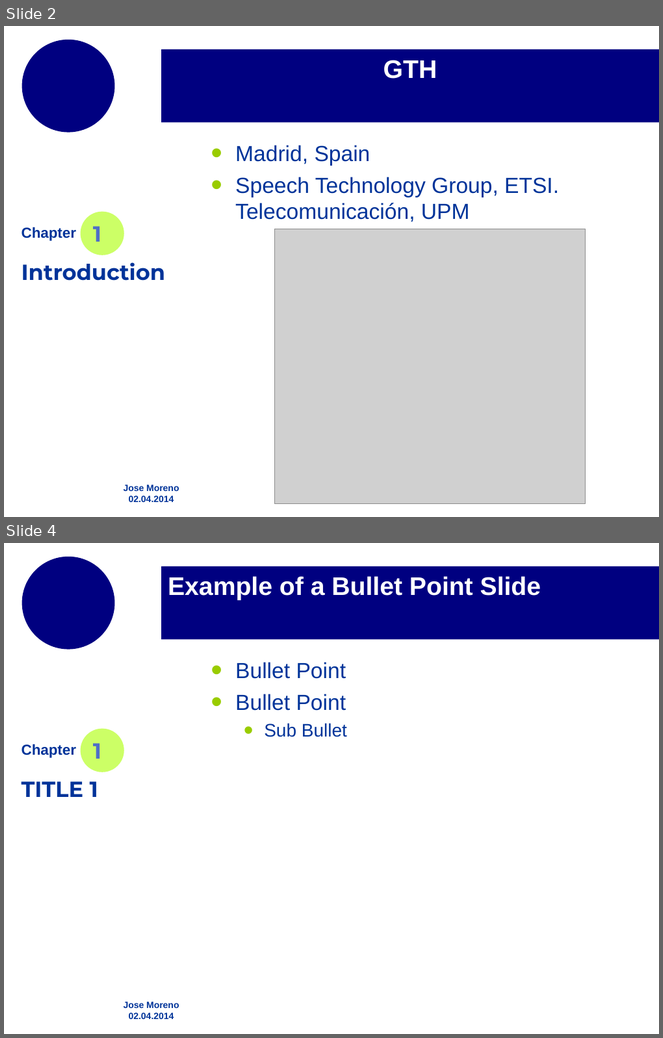
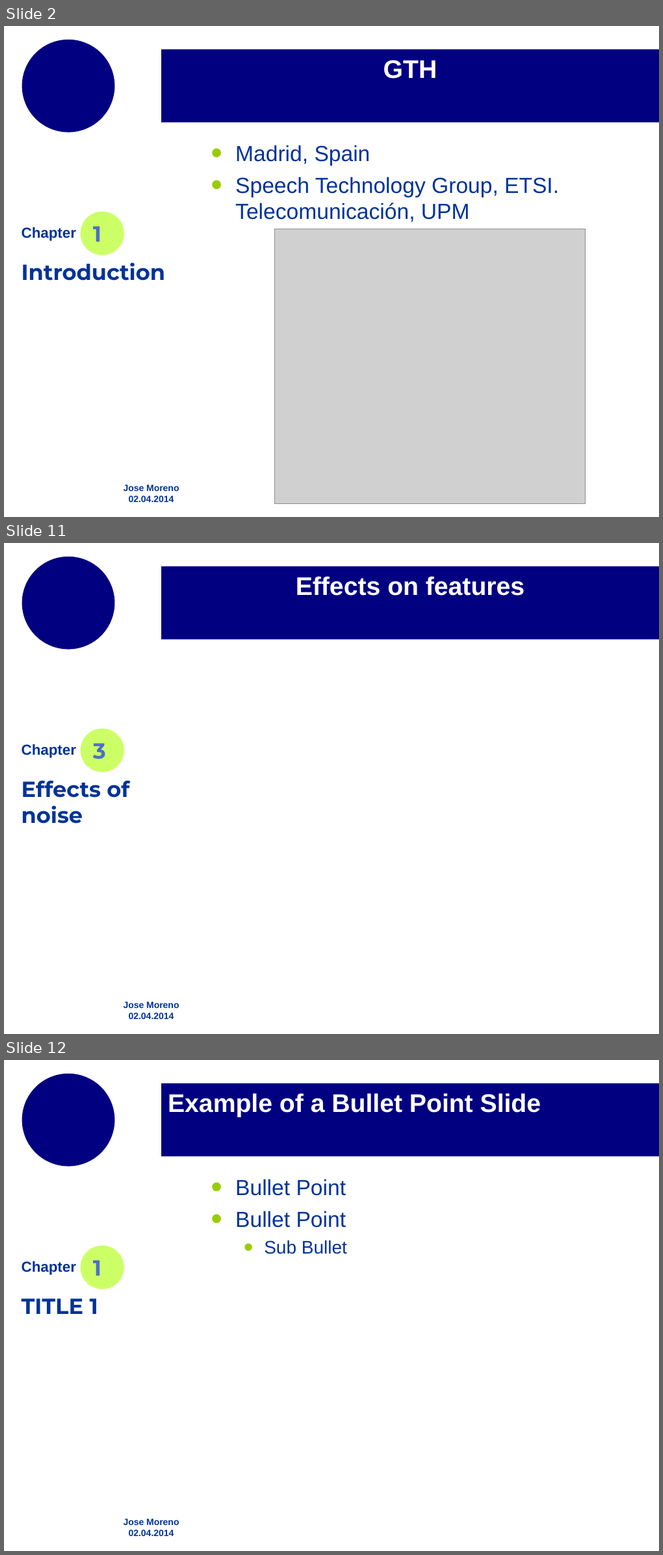
Before and after one commit to josemoreno/PFC_memoria, a slide deck: pres.odp. Shown one above the other, each under a label of ours: slides 2 and 4 before the commit, slides 2, 11 and 12 after it; the slides between them are not shown. The pictures are 663x1038 and 663x1555 pixels, drawn with LibreOffice and Linux fonts; fonts in the diff are those of the drawing; grey boxes stand for pictures; background and template pictures are left out. Boxes give left, top, right and bottom in pixels: in the first picture for what was removed or moved away, otherwise in the second. Text is boxed around its words. In the diff, an @@ line names an element or a change of style, - is before the commit and + after.

```diff
--- a/pres.odp
+++ b/pres.odp
@@ slide 11 added at (4,543,659,1034), background #FFFFFF; not listed: 2 template elements that a slide beside it also shows @@
@@ title added at (161,566,659,639), fill #000080, 28 pt, text #FFFFFF, bold @@
+Effects on features
@@ ellipse added at (81,728,124,772), fill #CCFF66 @@
@@ text added at (22,744,76,758), 16 pt, text #003399, bold @@
+Chapter
@@ text added at (93,743,106,759), 24 pt, text #4E6EC8, bold @@
+3
@@ text added at (22,780,129,824), 24 pt, text #003399, bold @@
+Effects of noise
@@ what was slide 4 is now slide 12 @@
```
Also in this commit, not shown: 1 slide changed, 7 other slides added, 5 other files.
